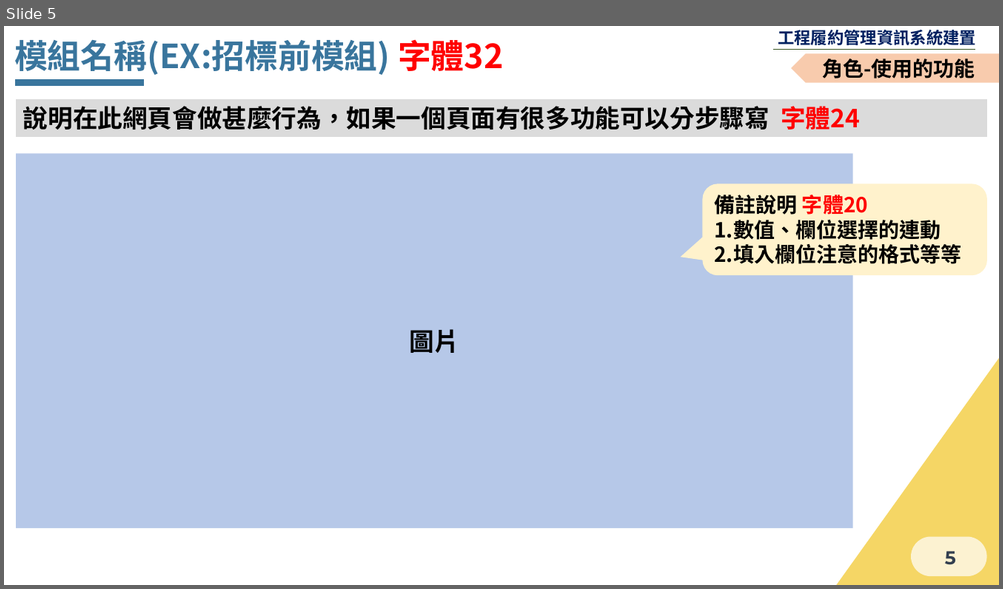
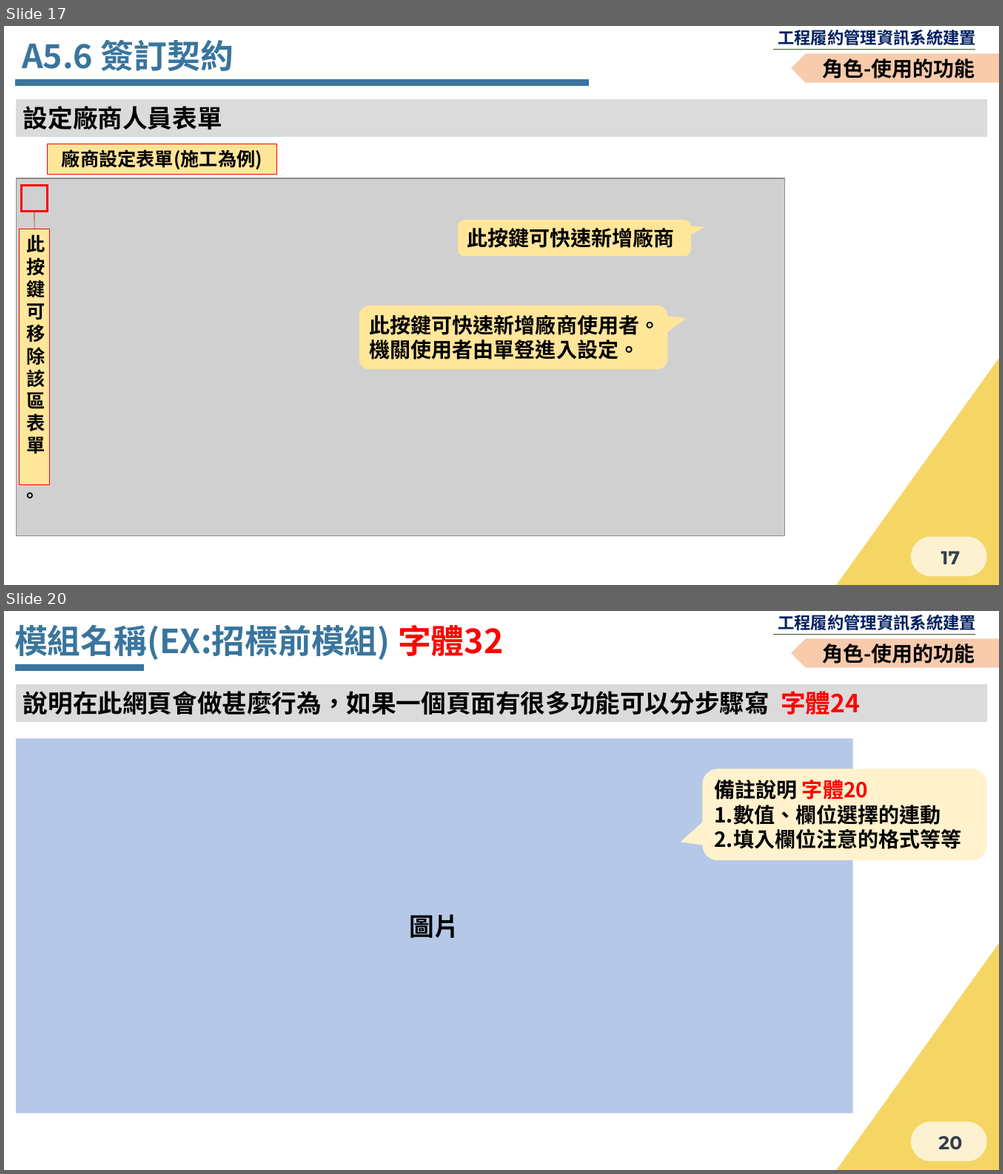
Before and after one commit to Menigo/SunriseDocument, a slide deck: 決標後.pptx. Shown one above the other, each under a label of ours: slide 5 before the commit, slides 17 and 20 after it; the slides between them are not shown. The pictures are 1003x589 and 1003x1174 pixels, drawn with LibreOffice and Linux fonts; fonts in the diff are those of the drawing; grey boxes stand for pictures; background and template pictures are left out. Boxes give left, top, right and bottom in pixels: in the first picture for what was removed or moved away, otherwise in the second. Text is boxed around its words. In the diff, an @@ line names an element or a change of style, - is before the commit and + after.

```diff
--- a/決標後.pptx
+++ b/決標後.pptx
@@ slide 17 added at [4,26,999,585], background #F5D665; not listed: 8 template elements that a slide beside it also shows @@
@@ text added at [22,39,233,71], 32 pt, text #39759D, bold @@
+A5.6 簽訂契約
@@ pentagon arrow added at [791,53,999,83], fill #F8CBAD, 20 pt, text #000000, bold @@
+角色-使用的功能
@@ line added from (15, 83) to (588, 83), #39759D 6 pt @@
@@ rectangle added at [16,99,987,136], fill #DBDBDB, 24 pt, text #000000, bold @@
+設定廠商人員表單
@@ rectangle added at [47,144,277,174], fill #FFE699, outline #FF0000 0.75 pt, 18 pt, text #000000, bold @@
+廠商設定表單(施工為例)
@@ picture added at [16,178,785,537] @@
@@ rectangle added at [21,186,47,212], outline #FF0000 2.25 pt @@
@@ line added from (34, 212) to (34, 257), #C00000 0.5 pt @@
@@ rounded speech box added at [458,220,691,256], fill #FFE699, 20 pt, text #000000, bold @@
+此按鍵可快速新增廠商
@@ rectangle added at [20,230,50,486], fill #FFE699, outline #FF0000 0.75 pt, 18 pt, text #000000, bold @@
+此按鍵可移除該區表單
+。
@@ rounded speech box added at [359,306,668,370], fill #FFE699, 20 pt, text #000000, bold @@
+此按鍵可快速新增廠商使用者。
+機關使用者由單豋進入設定。
@@ what was slide 5 is now slide 20 @@
@@ page number at [938,1136,962,1150]: text changed @@
-5
+20
```
Also in this commit, not shown: 3 slides changed, 14 other slides added.
